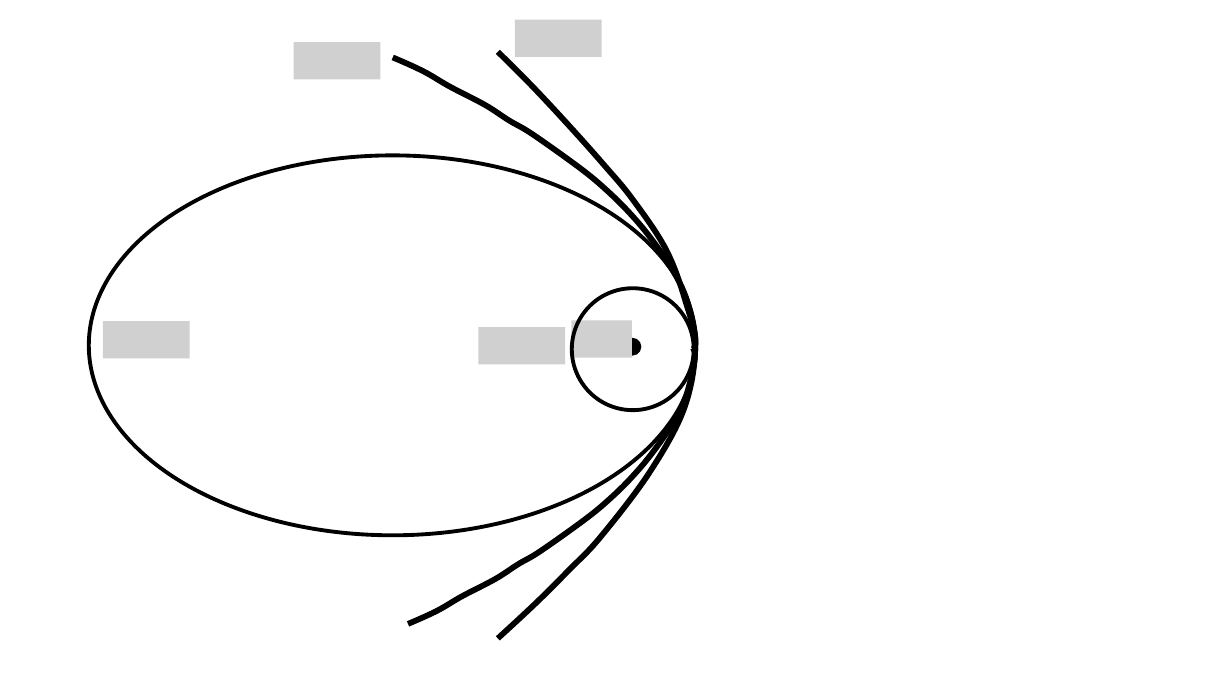
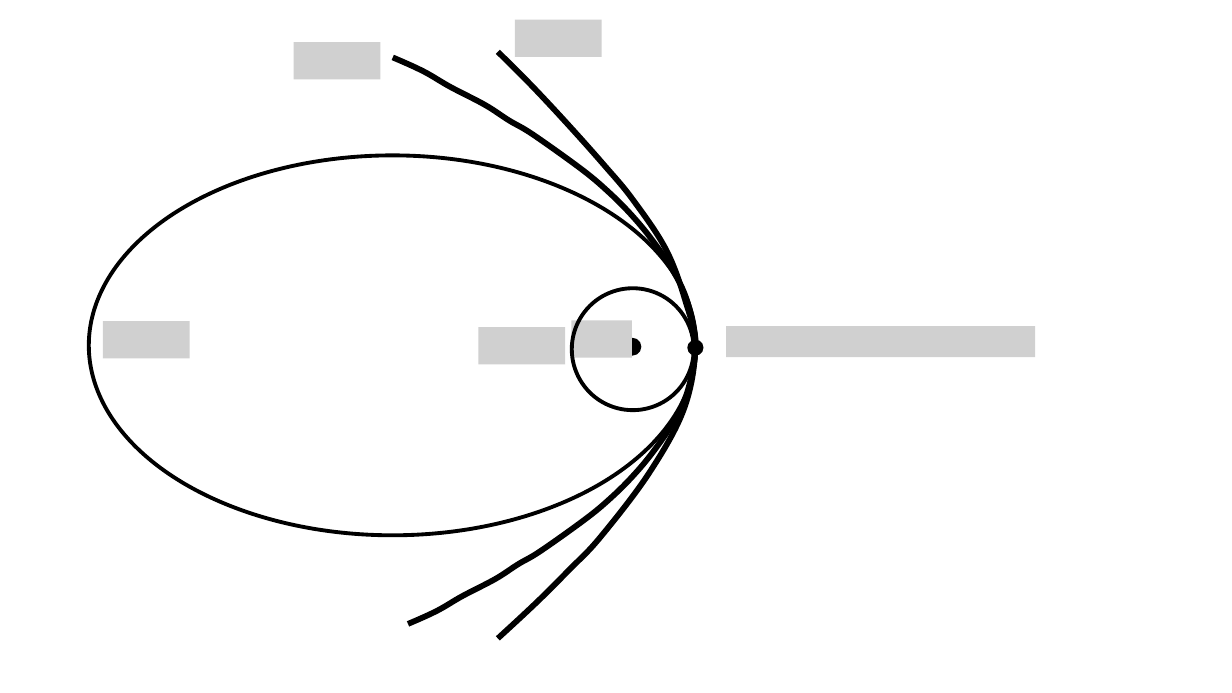
Before and after one commit to OSTP/PhysicsArtofModelling, a slide deck: slide 5 of tex/figures/Gravity/Figures.pptx. Drawn at 1232x693 pixels with LibreOffice and Linux fonts; fonts in the diff are those of the drawing; grey boxes stand for pictures. Boxes give left, top, right and bottom in pixels: in the first picture for what was removed or moved away, otherwise in the second. Text is boxed around its words. In the diff, an @@ line names an element or a change of style, - is before the commit and + after.

```diff
--- a/tex/figures/Gravity/Figures.pptx
+++ b/tex/figures/Gravity/Figures.pptx
@@ picture added at bbox=[726, 326, 1035, 358] @@
@@ ellipse added at bbox=[689, 342, 701, 354], fill #000000, outline #000000 3 pt @@
```
Also in this commit, not shown: 2 other files.
